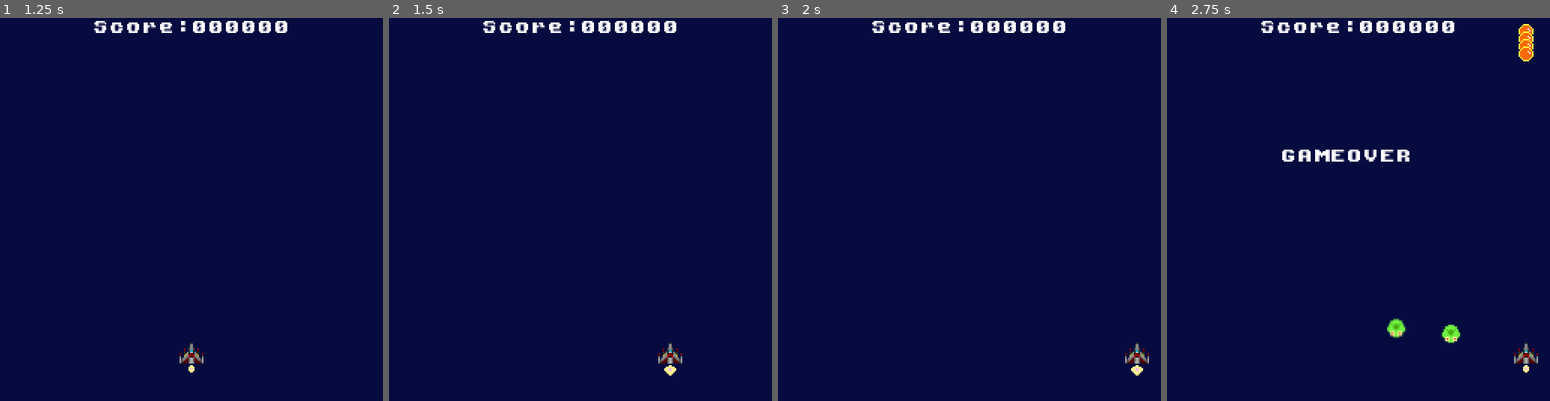
Above: before the commit, frames 1-4 (left to right).
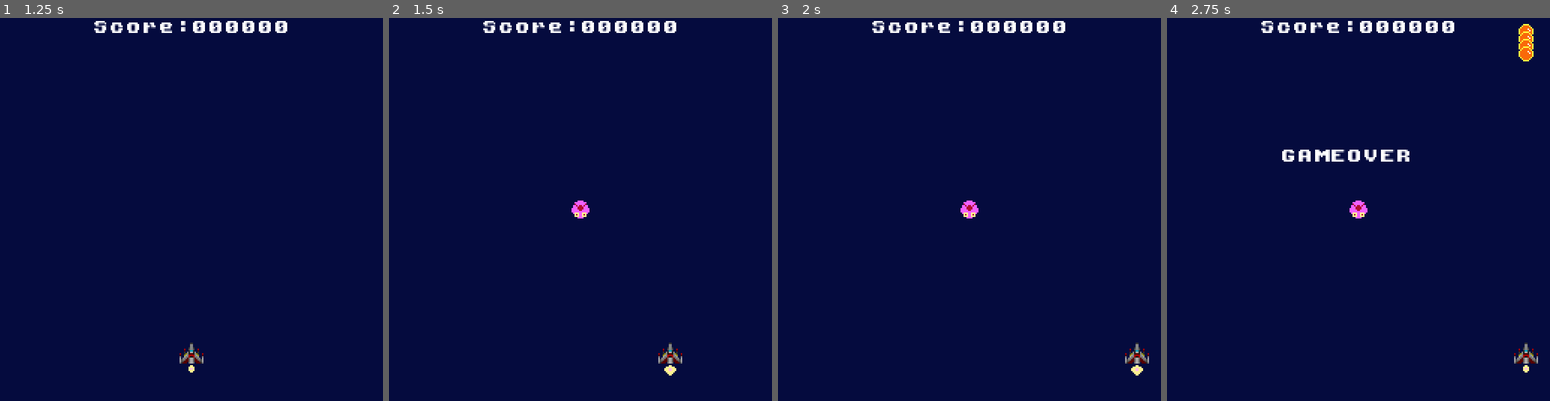
Above: after the commit, the same moments.

Repository: Edo-Hachi/GaStorm
Game: Godot game, scene res://src/Main_Node2D.tscn
Same seed, same stepped clock (60 frames per second), same inputs: the game is played once before the commit and once after it. The project has no main scene, so this scene is started directly.
Inputs:
- Up to frame 1 (1.25 s): click "Start" at 0.5 s
- Up to frame 2 (1.5 s): tap Enter at 1.25 s; hold Right (Move_Right) from 1.28 s (still down); hold 2 (SpawnEnemy) from 1.28 s (still down)
- Up to frame 3 (2 s): keep holding Right (Move_Right); keep holding 2 (SpawnEnemy)
- Up to frame 4 (2.75 s): tap Space (Shot) at 2 s; release Right (Move_Right) at 2.03 s; release 2 (SpawnEnemy) at 2.03 s; hold Down (Move_Down) from 2.03 s (still down); tap 1 (GameOver) at 2.1 s; tap 2 (SpawnEnemy) at 2.3 s

Frame 1 is identical in both runs. In frame 2, 0.2% of the frame differs, in the area x 47-53%, y 47-53%; in frame 3, 0.2%; in frame 4, 0.6%, in the area x 47-77%, y 47-86%.

Commit message:
20220717_Enemy Modify Start

Diff:
--- a/src/GameMain/Enemies/Enemy_Area2D.gd
+++ b/src/GameMain/Enemies/Enemy_Area2D.gd
@@ -24,6 +24,9 @@
 
 func SetEnemyId(var enemyid):
 	EnemyID = enemyid
+	#$AnimatedSprite.animation = "Green"
+	$AnimatedSprite.animation = "Red"
+
 
 func funcMoveType01(delta : float):
 	var velocity = Vector2()
--- a/src/GameMain/Enemies/PathFollowEnemies.gd
+++ b/src/GameMain/Enemies/PathFollowEnemies.gd
@@ -13,6 +13,8 @@
 func _ready() -> void:
 	#$LeftPath01.visible = true
 	#$RightPath01.visible = true
+
+
 	pass
 
 
@@ -36,7 +38,21 @@
 func SetLoopId(var lpid):
 	LoopId = lpid
 
+#func SetEnemyType(var type):
+
+
 func _process(delta: float) -> void:
+
+	#$LeftPath01/Path2D/PathFollow2D/EnemyGreen.visible = false
+	#$RightPath01/Path2D/PathFollow2D/EnemyGreen.visible = false
+
+	#issue
+	#パスを動作するスプライトがPathFollow2Dにアタッチされて、Visibleでないと
+	#LoeftPathとRightPathが別々にならない
+	#RightPathもLeftPassの動きになってしまう
+
+
+
 	match LoopType:
 		GlobalNode.LoopType.Left01:
 			#print("LoopType01Move")
@@ -50,7 +66,7 @@
 				get_parent().UpdateEnemyPos(EnemyId, $LeftPath01/Path2D/PathFollow2D.position)
 
 		GlobalNode.LoopType.Right01:
-			print("Loop Right 1 Move ==============")
+			#print("Loop Right 1 Move ==============")
 			#$RightPath01.visible = true
 			#if 1 <= $RightPath01/RightPath2D/RightPathFollow2D.unit_offset:
 			if 1 <= $RightPath01/Path2D/PathFollow2D.unit_offset:
--- a/src/GameMain/Enemies/PathFollowEnemies.tscn
+++ b/src/GameMain/Enemies/PathFollowEnemies.tscn
@@ -1,22 +1,18 @@
-[gd_scene load_steps=5 format=2]
+[gd_scene load_steps=4 format=2]
 
 [ext_resource path="res://src/GameMain/Enemies/PathFollowEnemies.gd" type="Script" id=1]
-[ext_resource path="res://asset/Image/Enemy/EnemyGreen.png" type="Texture" id=2]
+[ext_resource path="res://asset/Image/Enemy/EnemyHidden.png" type="Texture" id=2]
 
 [sub_resource type="Curve2D" id=1]
 _data = {
 "points": PoolVector2Array( 0, 0, 0, 0, 20, 222, -14.5756, 49.8933, 14.5756, -49.8933, 190, 178, 48.7721, 37.2798, -48. …(323 unchanged characters)…
 }
 
-[sub_resource type="Curve2D" id=2]
-_data = {
-"points": PoolVector2Array( 0, 0, 0, 0, 248, 226, 0, 0, 0, 0, 119, 193, 0, 0, 0, 0, 97, 103, 0, 0, 0, 0, 142, 53, 0, 0, 0, 0, 227, 34 )
-}
-
 [node name="PathFollowEnemies" type="Node2D"]
 script = ExtResource( 1 )
 
 [node name="LeftPath01" type="Node2D" parent="."]
+visible = false
 
 [node name="Path2D" type="Path2D" parent="LeftPath01"]
 curve = SubResource( 1 )
@@ -26,22 +22,22 @@
 rotation = 0.0264305
 loop = false
 
-[node name="EnemyGreen" type="Sprite" parent="LeftPath01/Path2D/PathFollow2D"]
-visible = false
-rotation = -1.5708
+[node name="EnemyHidden" type="Sprite" parent="LeftPath01/Path2D/PathFollow2D"]
+position = Vector2( -0.0528564, -1.9993 )
 texture = ExtResource( 2 )
 
 [node name="RightPath01" type="Node2D" parent="."]
 
 [node name="Path2D" type="Path2D" parent="RightPath01"]
-curve = SubResource( 2 )
+position = Vector2( 253, 0 )
+scale = Vector2( -1, 1 )
+curve = SubResource( 1 )
 
 [node name="PathFollow2D" type="PathFollow2D" parent="RightPath01/Path2D"]
-position = Vector2( 248, 226 )
-rotation = -2.89115
+position = Vector2( 20, 222 )
+rotation = 0.0264305
 loop = false
 
-[node name="EnemyGreen" type="Sprite" parent="RightPath01/Path2D/PathFollow2D"]
-visible = false
-rotation = -1.5708
+[node name="EnemyHidden" type="Sprite" parent="RightPath01/Path2D/PathFollow2D"]
+position = Vector2( -0.0264282, -0.999649 )
 texture = ExtResource( 2 )
--- a/src/GameMain/GameMain_Node2D.gd
+++ b/src/GameMain/GameMain_Node2D.gd
@@ -17,8 +17,8 @@
 		{"Cmd" : "Wait_g", "Time" : 1},
 
 		{"Cmd" : "Wait_f", "Time" : 3},
+		{"Cmd" : "LoopEnmy", "Type" : GlobalNode.LoopType.Left01},
 		{"Cmd" : "LoopEnmy", "Type" : GlobalNode.LoopType.Right01},
-		{"Cmd" : "LoopEnmy", "Type" : GlobalNode.LoopType.Left01},
 		#{"Cmd" : "LoopEnmy", "Type" : 0},
 
 		{"Cmd" : "End"}
@@ -123,16 +123,19 @@
 	var ScnEnemy = EnemyScene.instance()	#エネミー
 
 
+	#エネミー生成------------------------------------------
+	var enid = ScnEnemy.get_instance_id()
+	ScnEnemy.SetEnemyId(enid)
+	#ScnEnemy.AnimatedSprite.animation = "Green"
+	add_child(ScnEnemy)
+	#エネミー生成------------------------------------------
+
 	var loopid = ScnLoop.get_instance_id()
 	ScnLoop.SetLoopType(LoopType)
 	ScnLoop.SetEnemyId(ScnEnemy)
 	ScnLoop.SetLoopId(loopid)
 	add_child(ScnLoop)
 
-	#エネミー生成
-	var enid = ScnEnemy.get_instance_id()
-	ScnEnemy.SetEnemyId(enid)
-	add_child(ScnEnemy)
 
 	EnemyManage.EnemyId = enid
 	EnemyManage.LoopId = loopid
@@ -195,10 +198,24 @@
 	#--------------------------------------------------------------
 	if Input.is_action_pressed("SpawnEnemy"):
 		if debug_spawn == 0:
-			SeqEnable = true
-			print("Seq Start")
-			#LoopEnemySpawn(0)
-			debug_spawn = 1
+			#エネミー生成------------------------------------------
+			var ScnEnemy = EnemyScene.instance()	#エネミー
+
+			var enid = ScnEnemy.get_instance_id()
+			ScnEnemy.SetEnemyId(enid)
+			ScnEnemy.position = Vector2(128, 128)
+			#ScnEnemy.AnimatedSprite.animation = "Green"
+			add_child(ScnEnemy)
+			#エネミー生成------------------------------------------
+
+		debug_spawn = 1
+
+#-------------------------------
+#			SeqEnable = true
+#			print("Seq Start")
+#			#LoopEnemySpawn(0)
+#			debug_spawn = 1
+#-------------------------------
 
 	if GlobalNode.GameState == GlobalNode.GState.GAMEOVER:
 		_GameOverTimer+=1
Not shown, changed: CreateNote.txt
Binary file added: asset/Image/Enemy/EnemyHidden.png
Not shown, added: asset/Image/Enemy/EnemyHidden.png.import
Binary file added: asset/Image/Enemy/Enemys.ase
Renamed: src/GameMain/Enemies/Enemies_Node2D.tscn -> src/GameMain/Enemies/Enemies_Node2D_nouse.tscn
